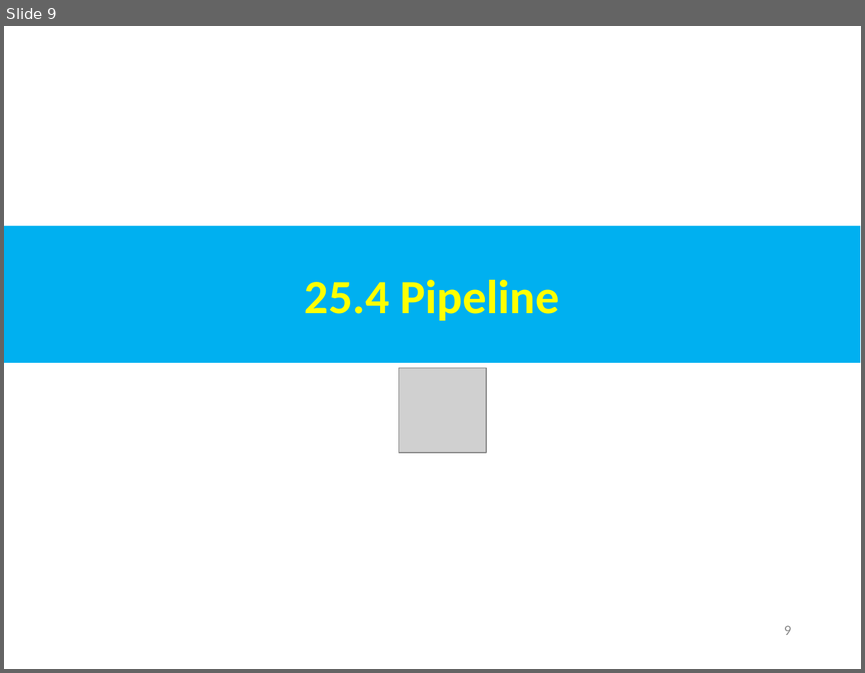
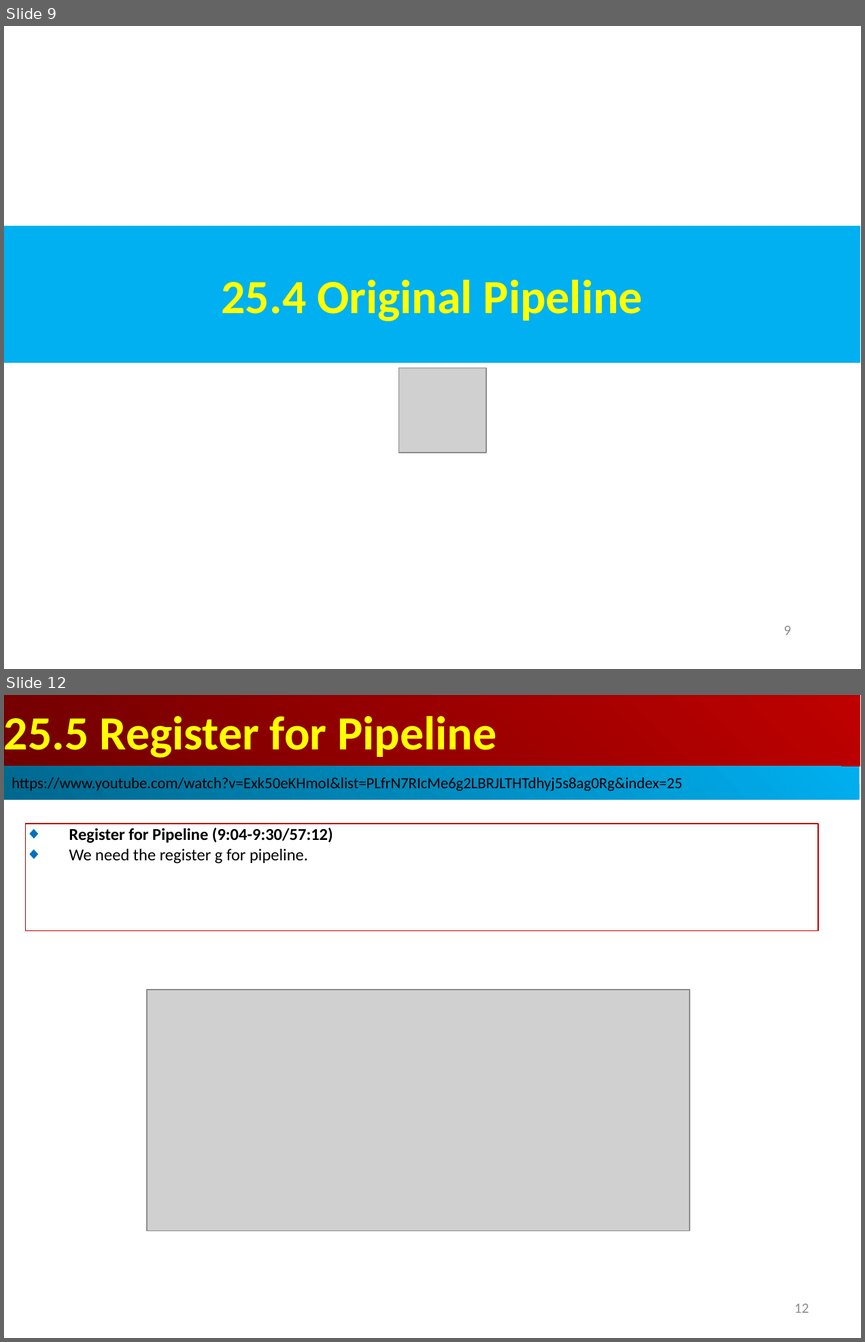
Before and after one commit to peterhchen/AIU_CS800_Chisel, a slide deck: 500_UCSC_HWD/025_Spade_HDL/000_Video/025.Spade_HDL.ppt. Shown one above the other, each under a label of ours: slide 9 before the commit, slides 9 and 12 after it; the slides between them are not shown. The pictures are 865x673 and 865x1342 pixels, drawn with LibreOffice and Linux fonts; fonts in the diff are those of the drawing; grey boxes stand for pictures. Boxes give left, top, right and bottom in pixels: in the first picture for what was removed or moved away, otherwise in the second. Text is boxed around its words. In the diff, an @@ line names an element or a change of style, - is before the commit and + after.

```diff
--- a/500_UCSC_HWD/025_Spade_HDL/000_Video/025.Spade_HDL.ppt
+++ b/500_UCSC_HWD/025_Spade_HDL/000_Video/025.Spade_HDL.ppt
@@ slide 12 added at (4, 695, 861, 1338), background #FFFFFF @@
@@ rectangle added at (4, 695, 860, 766), fill gradient #BF0000 to #710000, 40 pt, text #FFFF00, bold @@
+25.5 Register for Pipeline
@@ rectangle added at (4, 766, 859, 800), fill gradient #00AFEF to #00688E, 13 pt, text #000000 @@
+https://www.youtube.com/watch?v=Exk50eKHmoI&list=PLfrN7RIcMe6g2LBRJLTHTdhyj5s8ag0Rg&index=25
@@ rectangle added at (26, 824, 818, 930), outline #C00000 0.74 pt, 14 pt, text #000000, bold @@
+◆ Register for Pipeline (9:04-9:30/57:12)
+◆ We need the register g for pipeline.
@@ picture added at (147, 989, 689, 1231) @@
@@ page number added at (794, 1303, 808, 1312), 12 pt, text #8B8B8B @@
+12
@@ slide 9 changed as well @@
@@ text in rectangle at (222, 280, 643, 321): text changed @@
-25.4 Pipeline
+25.4 Original Pipeline
```
Also in this commit, not shown: 1 other slide changed, 3 other slides added.
